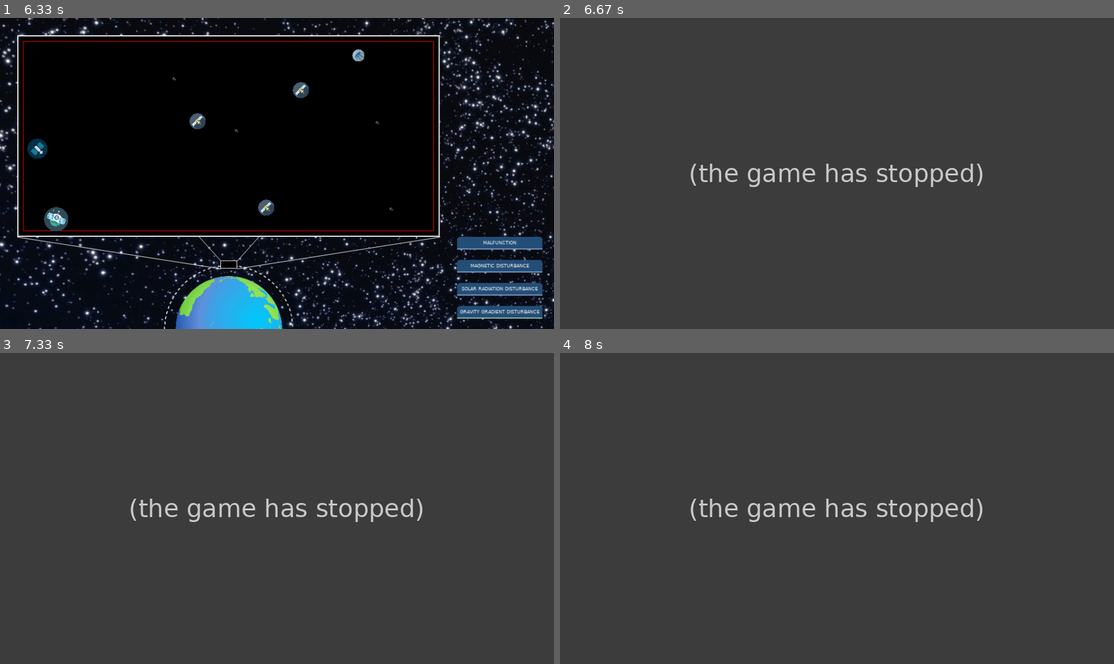
Above: before the commit, frames 1-4 (two rows, left to right).
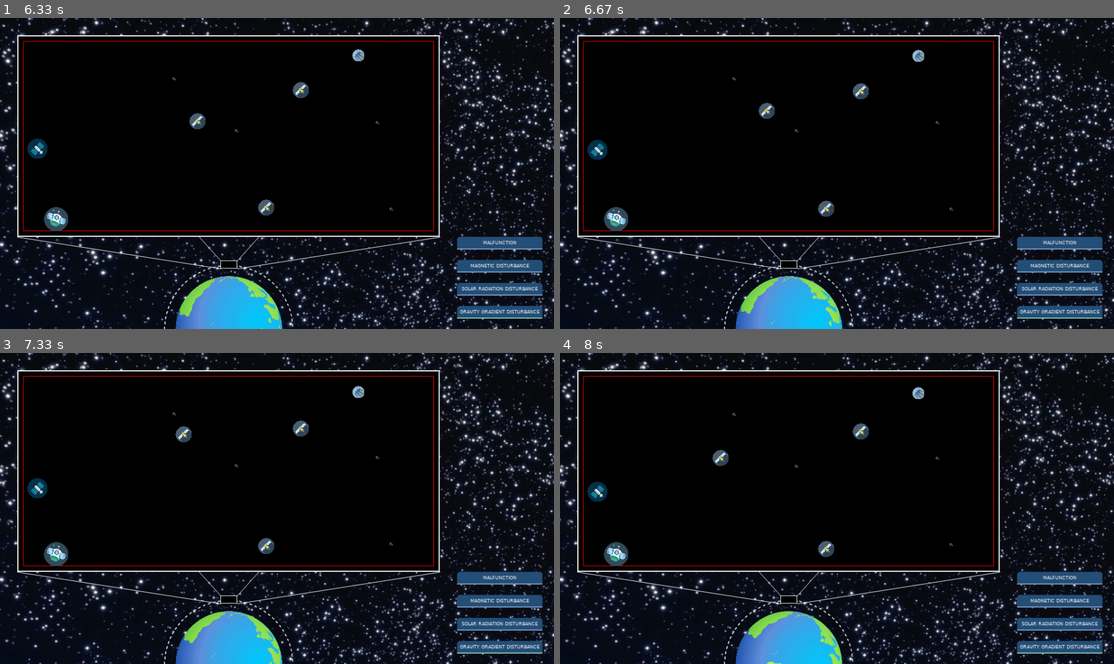
Above: after the commit, the same moments.

Repository: WesselOost/SatelliteSimulation2D
Game: pygame game, started from SatelliteSimulation/main.py
The game is run twice, just before and just after one commit, with the same random seed, the same clock (stepped at 60 frames per second) and the same inputs.
Inputs:
- Up to frame 1 (6.33 s): hold Right 0.33-0.8 s; hold Up 0.83-1.13 s; hold Right 1.17-1.63 s; hold Left 1.67-2.2 s; hold Down 2.23-2.53 s; hold Left 2.57-2.97 s; hold Up 3-3.37 s; hold Right 3.4-4.03 s; hold Down 4.07-4.43 s; hold Left 4.47-4.93 s; hold Right 4.97-5.43 s; hold Up 5.47-5.77 s
- Up to frame 2 (6.67 s): click "GRAVITY GRADIENT DISTURBANCE" at 6.35 s; hold Left from 6.63 s (still down)
- Up to frame 3 (7.33 s): release Left at 7.17 s; hold Down from 7.2 s (still down)
- Up to frame 4 (8 s): release Down at 7.5 s; hold Left 7.53-7.93 s; hold Up from 7.97 s (still down)

Frame 1 is identical in both runs. In frame 2, 98% of the frame differs, in the area x 0-100%, y 0-100%; in frame 3, 98%; in frame 4, 98%.
Error before the commit: TypeError: 'NoneType' object is not subscriptable (collision.py line 30); the game stopped at 6.37 s (later frames are placeholders)

Commit message:
bugfix  detect possible collision

Diff:
--- a/SatelliteSimulation/model/satellite/satellite.py
+++ b/SatelliteSimulation/model/satellite/satellite.py
@@ -302,7 +302,9 @@
                 if is_risky and t < nearest_hit:
                     nearest_hit = t
                     riskiest_collision = intersection
-        return Collision(riskiest_collision, nearest_hit)
+        if riskiest_collision:
+            return Collision(riskiest_collision, nearest_hit)
+        return None
 
 
     def __is_intersection_risky_and_when(self,
